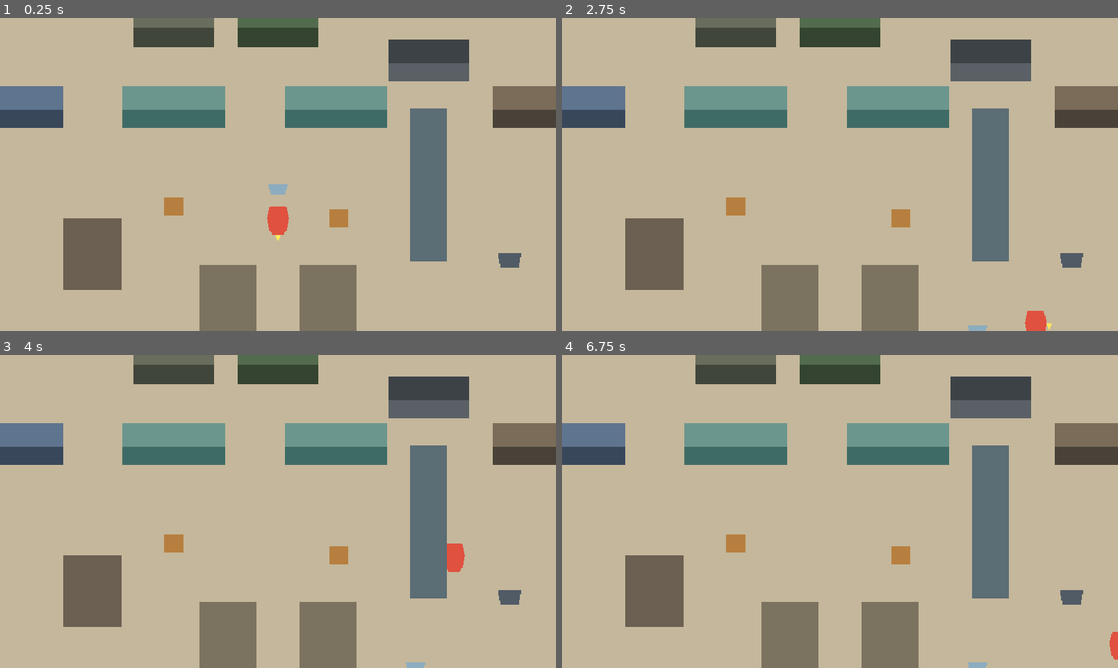
Above: before the commit, frames 1-4 (two rows, left to right).
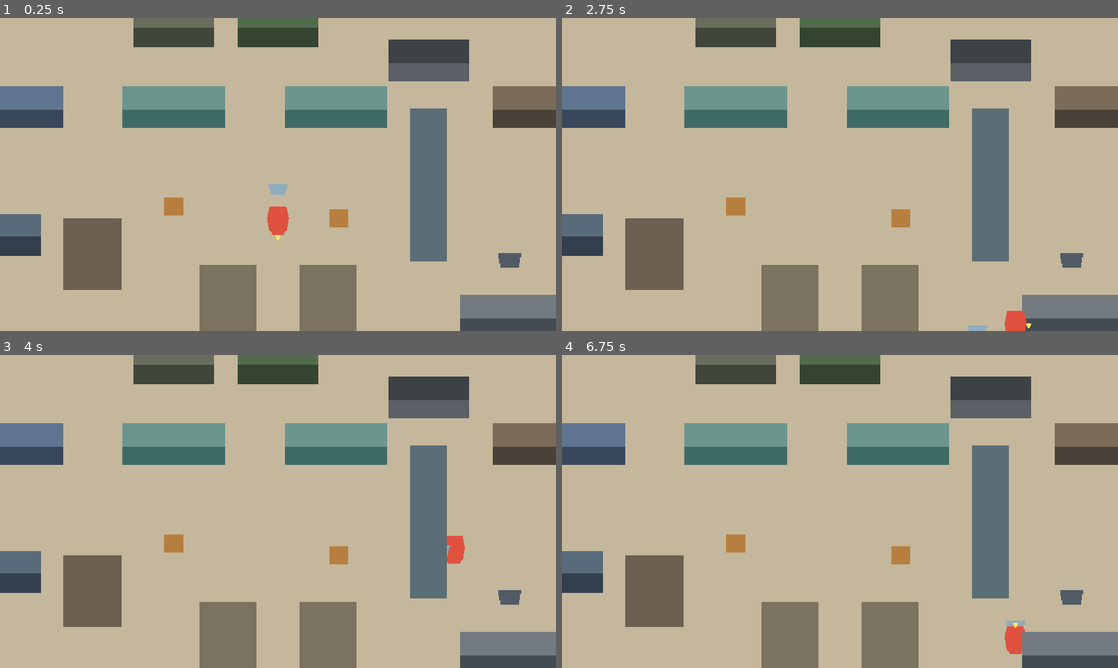
Above: after the commit, the same moments.

Repository: lcy2333orz-crypto/midemalatang3d
Game: Godot game, scene res://scenes/main.tscn
Same seed, same stepped clock (60 frames per second), same inputs: the game is played once before the commit and once after it.
Inputs:
- Up to frame 1 (0.25 s): no input
- Up to frame 2 (2.75 s): tap Enter at 0.5 s; hold D (gameplay_move_right) 0.53-1.28 s; tap H (gameplay_interact) at 0.6, 1.35, 2.1 s; hold S (gameplay_move_down) 1.28-2.03 s; hold D (gameplay_move_right) from 2.03 s (still down)
- Up to frame 3 (4 s): release D (gameplay_move_right) at 2.78 s; hold W (gameplay_move_up) 2.78-3.53 s; tap H (gameplay_interact) at 2.85, 3.6 s; hold A (gameplay_move_left) from 3.53 s (still down)
- Up to frame 4 (6.75 s): tap Space at 4.25 s; tap H (gameplay_interact) every 0.75 s from 4.35 to 6.6 s; tap Enter at 5 s; release A (gameplay_move_left) at 5.03 s; hold S (gameplay_move_down) 5.03-5.78 s; hold D (gameplay_move_right) 5.78-6.53 s; hold W (gameplay_move_up) from 6.53 s (still down)

The runs differ from the first frame. In frame 1, 3.0% of the frame differs, in the area x 0-100%, y 62-100%; in frame 2, 3.2%; in frame 3, 3.2%; in frame 4, 3.4%.

Commit message:
phase10 pos raw rack

Diff:
--- a/scenes/movement_test.tscn
+++ b/scenes/movement_test.tscn
@@ -8,6 +8,9 @@
 [ext_resource type="PackedScene" path="res://scenes/pot.tscn" id="6_pot"]
 [ext_resource type="PackedScene" path="res://scenes/stove_station.tscn" id="7_stove"]
 [ext_resource type="PackedScene" path="res://scenes/condiment_station.tscn" id="8_condiment"]
+[ext_resource type="PackedScene" path="res://scenes/raw_order_rack.tscn" id="9_rack"]
+[ext_resource type="PackedScene" path="res://scenes/pos_station.tscn" id="10_pos"]
+[ext_resource type="Script" path="res://scripts/order_registry.gd" id="11_registry"]
 
 [sub_resource type="RectangleShape2D" id="RectangleShape2D_wall_horizontal"]
 size = Vector2(1280, 32)
@@ -25,6 +28,11 @@
 size = Vector2(100, 100)
 
 [node name="MovementTest" type="Node2D"]
+
+[node name="Systems" type="Node" parent="."]
+
+[node name="OrderRegistry" type="Node" parent="Systems"]
+script = ExtResource("11_registry")
 
 [node name="Ground" type="Polygon2D" parent="."]
 polygon = PackedVector2Array(-640, -360, 640, -360, 640, 360, -640, 360)
@@ -132,6 +140,14 @@
 position = Vector2(0, -220)
 condiment_id = &"cilantro"
 
+[node name="RawOrderRack" parent="YSortWorld" instance=ExtResource("9_rack")]
+position = Vector2(440, 280)
+
+[node name="POSStation" parent="YSortWorld" instance=ExtResource("10_pos")]
+position = Vector2(-480, 140)
+order_registry_path = NodePath("../../Systems/OrderRegistry")
+raw_order_rack_path = NodePath("../RawOrderRack")
+
 [node name="WideNoodleStation" parent="YSortWorld" instance=ExtResource("5_staple_station")]
 modulate = Color(0.78, 0.88, 1, 1)
 position = Vector2(-440, -80)
--- /dev/null
+++ b/scenes/pos_station.tscn
@@ -0,0 +1,44 @@
+[gd_scene load_steps=4 format=3]
+
+[ext_resource type="Script" path="res://scripts/pos_station.gd" id="1_pos"]
+
+[sub_resource type="RectangleShape2D" id="RectangleShape2D_interaction"]
+size = Vector2(180, 116)
+
+[sub_resource type="RectangleShape2D" id="RectangleShape2D_static"]
+size = Vector2(140, 40)
+
+[node name="POSStation" type="Area2D"]
+z_index = 0
+collision_layer = 4
+collision_mask = 0
+monitoring = false
+script = ExtResource("1_pos")
+
+[node name="Highlight" type="Polygon2D" parent="."]
+visible = false
+z_index = 0
+polygon = PackedVector2Array(-75, -77, 75, -77, 75, 5, -75, 5)
+color = Color(0.95, 0.9, 0.3, 0.62)
+
+[node name="POSTop" type="Polygon2D" parent="."]
+z_index = 0
+polygon = PackedVector2Array(-70, -72, 70, -72, 70, -32, -70, -32)
+color = Color(0.35, 0.42, 0.48, 1)
+
+[node name="POSFront" type="Polygon2D" parent="."]
+z_index = 0
+polygon = PackedVector2Array(-70, -32, 70, -32, 70, 0, -70, 0)
+color = Color(0.2, 0.25, 0.3, 1)
+
+[node name="InteractionShape" type="CollisionShape2D" parent="."]
+position = Vector2(0, -36)
+shape = SubResource("RectangleShape2D_interaction")
+
+[node name="StaticBody2D" type="StaticBody2D" parent="."]
+collision_layer = 1
+collision_mask = 1
+
+[node name="CollisionShape2D" type="CollisionShape2D" parent="StaticBody2D"]
+position = Vector2(0, -20)
+shape = SubResource("RectangleShape2D_static")
--- /dev/null
+++ b/scenes/raw_order_rack.tscn
@@ -0,0 +1,62 @@
+[gd_scene load_steps=5 format=3]
+
+[ext_resource type="Script" path="res://scripts/raw_order_rack.gd" id="1_rack"]
+[ext_resource type="PackedScene" path="res://scenes/order_bowl.tscn" id="2_bowl"]
+
+[sub_resource type="RectangleShape2D" id="RectangleShape2D_interaction"]
+size = Vector2(280, 116)
+
+[sub_resource type="RectangleShape2D" id="RectangleShape2D_static"]
+size = Vector2(250, 40)
+
+[node name="RawOrderRack" type="Area2D"]
+z_index = 0
+collision_layer = 4
+collision_mask = 0
+monitoring = false
+script = ExtResource("1_rack")
+order_bowl_scene = ExtResource("2_bowl")
+
+[node name="Highlight" type="Polygon2D" parent="."]
+visible = false
+z_index = 0
+polygon = PackedVector2Array(-130, -77, 130, -77, 130, 5, -130, 5)
+color = Color(0.95, 0.9, 0.3, 0.62)
+
+[node name="RackTop" type="Polygon2D" parent="."]
+z_index = 0
+polygon = PackedVector2Array(-125, -72, 125, -72, 125, -32, -125, -32)
+color = Color(0.45, 0.48, 0.5, 1)
+
+[node name="RackFront" type="Polygon2D" parent="."]
+z_index = 0
+polygon = PackedVector2Array(-125, -32, 125, -32, 125, 0, -125, 0)
+color = Color(0.27, 0.3, 0.32, 1)
+
+[node name="Slot0" type="Marker2D" parent="."]
+z_index = 0
+position = Vector2(-90, -42)
+
+[node name="Slot1" type="Marker2D" parent="."]
+z_index = 0
+position = Vector2(-30, -42)
+
+[node name="Slot2" type="Marker2D" parent="."]
+z_index = 0
+position = Vector2(30, -42)
+
+[node name="Slot3" type="Marker2D" parent="."]
+z_index = 0
+position = Vector2(90, -42)
+
+[node name="InteractionShape" type="CollisionShape2D" parent="."]
+position = Vector2(0, -36)
+shape = SubResource("RectangleShape2D_interaction")
+
+[node name="StaticBody2D" type="StaticBody2D" parent="."]
+collision_layer = 1
+collision_mask = 1
+
+[node name="CollisionShape2D" type="CollisionShape2D" parent="StaticBody2D"]
+position = Vector2(0, -20)
+shape = SubResource("RectangleShape2D_static")
--- /dev/null
+++ b/scripts/pos_station.gd
@@ -0,0 +1,71 @@
+class_name POSStation
+extends Area2D
+
+@export var order_registry_path: NodePath
+@export var raw_order_rack_path: NodePath
+
+@onready var _highlight: CanvasItem = $Highlight
+
+var pending_request: OrderRequestData = null
+var _order_registry: OrderRegistry = null
+var _raw_order_rack: RawOrderRack = null
+
+
+func _ready() -> void:
+	_order_registry = get_node_or_null(order_registry_path) as OrderRegistry
+	_raw_order_rack = get_node_or_null(raw_order_rack_path) as RawOrderRack
+
+
+func has_pending_request() -> bool:
+	return pending_request != null
+
+
+func set_pending_request(request: OrderRequestData) -> bool:
+	if has_pending_request() or request == null or not request.is_valid():
+		return false
+	pending_request = request
+	return true
+
+
+func clear_pending_request() -> void:
+	pending_request = null
+
+
+func can_accept_pending_request() -> bool:
+	return (
+		pending_request != null
+		and pending_request.is_valid()
+		and _order_registry != null
+		and _raw_order_rack != null
+		and _order_registry.can_accept_request(pending_request)
+		and _raw_order_rack.has_capacity()
+	)
+
+
+func accept_pending_request() -> OrderData:
+	if not can_accept_pending_request():
+		return null
+
+	var order := _order_registry.accept_request(pending_request)
+	if order == null:
+		return null
+	if _raw_order_rack.enqueue_order(order) == null:
+		push_error("POS accept invariant broken")
+		return null
+
+	pending_request = null
+	return order
+
+
+func can_interact(player_carry: PlayerCarry) -> bool:
+	return player_carry != null and not player_carry.has_item() and can_accept_pending_request()
+
+
+func interact(player_carry: PlayerCarry) -> bool:
+	if not can_interact(player_carry):
+		return false
+	return accept_pending_request() != null
+
+
+func set_highlighted(is_highlighted: bool) -> void:
+	_highlight.visible = is_highlighted
--- /dev/null
+++ b/scripts/raw_order_rack.gd
@@ -0,0 +1,74 @@
+class_name RawOrderRack
+extends Area2D
+
+const MAX_SLOTS := 4
+
+@export var order_bowl_scene: PackedScene
+
+@onready var _highlight: CanvasItem = $Highlight
+@onready var _slots: Array[Marker2D] = [$Slot0, $Slot1, $Slot2, $Slot3]
+
+var _slot_items: Array[OrderBowl] = [null, null, null, null]
+
+
+func has_capacity() -> bool:
+	return _slot_items.has(null)
+
+
+func get_occupied_count() -> int:
+	return MAX_SLOTS - _slot_items.count(null)
+
+
+func enqueue_order(order: OrderData) -> OrderBowl:
+	if (
+		order == null
+		or not order.is_valid()
+		or not has_capacity()
+		or order_bowl_scene == null
+		or _slots.size() != MAX_SLOTS
+	):
+		return null
+
+	var instance := order_bowl_scene.instantiate()
+	if not instance is OrderBowl:
+		instance.free()
+		return null
+	var bowl := instance as OrderBowl
+	if not bowl.bind_to_order(order):
+		bowl.free()
+		return null
+
+	for slot_index in MAX_SLOTS:
+		if _slot_items[slot_index] != null:
+			continue
+		_slots[slot_index].add_child(bowl)
+		bowl.position = Vector2.ZERO
+		bowl._set_interaction_enabled(false)
+		_slot_items[slot_index] = bowl
+		return bowl
+
+	bowl.free()
+	return null
+
+
+func can_interact(player_carry: PlayerCarry) -> bool:
+	return player_carry != null and not player_carry.has_item() and get_occupied_count() > 0
+
+
+func interact(player_carry: PlayerCarry) -> bool:
+	if not can_interact(player_carry):
+		return false
+
+	for slot_index in MAX_SLOTS:
+		var bowl := _slot_items[slot_index]
+		if bowl == null:
+			continue
+		if not player_carry.pickup(bowl):
+			return false
+		_slot_items[slot_index] = null
+		return true
+	return false
+
+
+func set_highlighted(is_highlighted: bool) -> void:
+	_highlight.visible = is_highlighted
--- a/tests/basic_smoke_test.gd
+++ b/tests/basic_smoke_test.gd
@@ -11,6 +11,8 @@
 	"res://scenes/pot.tscn",
 	"res://scenes/stove_station.tscn",
 	"res://scenes/condiment_station.tscn",
+	"res://scenes/raw_order_rack.tscn",
+	"res://scenes/pos_station.tscn",
 ]
 const MOVEMENT_ACTIONS := [
 	&"gameplay_move_up",
@@ -63,6 +65,7 @@
 	_check_carry_state_transitions()
 	_check_order_and_food_data()
 	_check_order_registry_rules()
+	_check_pos_and_raw_order_rack_rules()
 	_check_food_staple_rules()
 	_check_food_cooking_rules()
 	_check_food_condiment_rules()
@@ -166,6 +169,8 @@
 		&"StoveA",
 		&"GarlicStation",
 		&"CilantroStation",
+		&"RawOrderRack",
+		&"POSStation",
 	]:
 		var world_object := y_sort_world.get_node(NodePath(node_name)) as CanvasItem
 		if world_object == null or world_object.get_parent() != y_sort_world:
@@ -375,6 +380,173 @@
 		if not stored_value is OrderData or stored_value is Node:
 			_failures.append("OrderRegistry must store only logical OrderData values")
 	registry.free()
+
+
+func _check_pos_and_raw_order_rack_rules() -> void:
+	var rack_scene := load("res://scenes/raw_order_rack.tscn") as PackedScene
+	var movement_scene := load("res://scenes/movement_test.tscn") as PackedScene
+	var player_scene := load("res://scenes/player.tscn") as PackedScene
+	var carryable_scene := load("res://scenes/test_carryable.tscn") as PackedScene
+	var pot_scene := load("res://scenes/pot.tscn") as PackedScene
+	if (
+		rack_scene == null
+		or movement_scene == null
+		or player_scene == null
+		or carryable_scene == null
+		or pot_scene == null
+	):
+		return
+
+	var rack_world := Node2D.new()
+	get_root().add_child(rack_world)
+	var rack := rack_scene.instantiate() as RawOrderRack
+	var rack_player := player_scene.instantiate()
+	var held_player := player_scene.instantiate()
+	var held_item := carryable_scene.instantiate() as Carryable
+	held_player.name = "RackHeldPlayer"
+	held_item.name = "RackHeldItem"
+	rack_world.add_child(rack)
+	rack_world.add_child(rack_player)
+	rack_world.add_child(held_player)
+	rack_world.add_child(held_item)
+	if not rack.has_capacity() or rack.get_occupied_count() != 0:
+		_failures.append("RawOrderRack must begin with four available slots")
+	if rack.enqueue_order(null) != null or rack.enqueue_order(OrderData.new(&"", &"")) != null:
+		_failures.append("RawOrderRack must reject null and invalid orders")
+
+	var rack_registry := OrderRegistry.new()
+	var rack_bowls: Array[OrderBowl] = []
+	var food_instance_ids: Array[int] = []
+	for index in 5:
+		var request := OrderRequestData.new(StringName("rack_request_%d" % index), &"wide_noodle")
+		var order := rack_registry.accept_request(request)
+		if index < RawOrderRack.MAX_SLOTS:
+			var bowl := rack.enqueue_order(order)
+			if bowl == null:
+				_failures.append("RawOrderRack must enqueue each of its first four orders")
+				continue
+			rack_bowls.append(bowl)
+			if bowl.order_id != order.order_id or bowl.food_state == null:
+				_failures.append("Rack Bowl must bind to its OrderData with raw FoodState")
+			elif food_instance_ids.has(bowl.food_state.get_instance_id()):
+				_failures.append("Each Rack Bowl must own a distinct FoodState")
+			else:
+				food_instance_ids.append(bowl.food_state.get_instance_id())
+			if bowl.current_holder != null or bowl.current_surface != null or bowl.collision_layer != 0:
+				_failures.append("Rack Bowl must be unheld, unsurfaced, and interaction-disabled")
+		else:
+			if rack.enqueue_order(order) != null:
+				_failures.append("RawOrderRack must reject a fifth Bowl while full")
+	if rack.get_occupied_count() != RawOrderRack.MAX_SLOTS or rack.has_capacity():
+		_failures.append("Four enqueued Bowls must fill RawOrderRack")
+
+	var rack_carry := rack_player.get_node("PlayerCarry") as PlayerCarry
+	if not rack.can_interact(rack_carry) or not rack.interact(rack_carry):
+		_failures.append("Empty-handed Player must take Bowl from RawOrderRack")
+	elif rack_bowls.is_empty() or rack_carry.get_held_item() != rack_bowls[0]:
+		_failures.append("RawOrderRack must dispense the same Bowl from the lowest occupied slot")
+	if rack.get_occupied_count() != 3 or not rack.has_capacity():
+		_failures.append("Taking a Rack Bowl must restore one slot of capacity")
+	var held_carry := held_player.get_node("PlayerCarry") as PlayerCarry
+	held_carry.pickup(held_item)
+	if rack.can_interact(held_carry) or rack.interact(held_carry):
+		_failures.append("RawOrderRack must reject players holding any item")
+	rack_world.free()
+	rack_registry.free()
+
+	var movement_test := movement_scene.instantiate()
+	get_root().add_child(movement_test)
+	var registry := movement_test.get_node_or_null("Systems/OrderRegistry") as OrderRegistry
+	var movement_rack := movement_test.get_node_or_null("YSortWorld/RawOrderRack") as RawOrderRack
+	var pos := movement_test.get_node_or_null("YSortWorld/POSStation") as POSStation
+	if registry == null or movement_rack == null or pos == null:
+		_failures.append("MovementTest must wire OrderRegistry, RawOrderRack, and POSStation")
+		movement_test.free()
+		return
+	if pos.has_pending_request() or pos.can_accept_pending_request():
+		_failures.append("MovementTest POS must begin without pending request")
+
+	var y_sort_world := movement_test.get_node("YSortWorld") as Node2D
+	var player_carry := y_sort_world.get_node("Player/PlayerCarry") as PlayerCarry
+	var occupied_player := player_scene.instantiate()
+	occupied_player.name = "POSOccupiedPlayer"
+	var occupied_item := carryable_scene.instantiate() as Carryable
+	occupied_item.name = "POSOccupiedItem"
+	y_sort_world.add_child(occupied_player)
+	y_sort_world.add_child(occupied_item)
+	var occupied_carry := occupied_player.get_node("PlayerCarry") as PlayerCarry
+	occupied_carry.pickup(occupied_item)
+	if pos.can_interact(player_carry) or pos.interact(player_carry):
+		_failures.append("POS without pending request must not interact")
+	if pos.set_pending_request(null) or pos.set_pending_request(OrderRequestData.new(&"", &"wide_noodle")):
+		_failures.append("POS must reject null and invalid pending requests")
+
+	var first_request := OrderRequestData.new(&"pos_request_001", &"wide_noodle")
+	var blocked_replacement := OrderRequestData.new(&"pos_request_002", &"instant_noodle")
+	if not pos.set_pending_request(first_request):
+		_failures.append("POS must accept its first valid pending request")
+	if pos.set_pending_request(blocked_replacement) or pos.pending_request != first_request:
+		_failures.append("POS must not overwrite an existing pending request")
+	if pos.can_interact(occupied_carry) or pos.interact(occupied_carry):
+		_failures.append("POS must reject interaction while Player holds an item")
+	if not pos.can_interact(player_carry) or not pos.interact(player_carry):
+		_failures.append("Empty-handed Player must accept pending request when Rack has capacity")
+	var accepted_order := registry.get_order(&"order_0001")
+	if accepted_order == null or registry.get_active_order_count() != 1:
+		_failures.append("POS acceptance must register one active OrderData")
+	if pos.has_pending_request():
+		_failures.append("Successful POS acceptance must clear pending request")
+	if movement_rack.get_occupied_count() != 1:
+		_failures.append("Successful POS acceptance must enqueue one OrderBowl")
+	var produced_bowl := movement_rack.get_node("Slot0").get_child(0) as OrderBowl
+	if produced_bowl == null or accepted_order == null or produced_bowl.order_id != accepted_order.order_id:
+		_failures.append("POS-created Bowl must match accepted OrderData")
+	if not movement_rack.interact(player_carry) or player_carry.get_held_item() != produced_bowl:
+		_failures.append("Player must receive the same physical Bowl produced by POS")
+
+	if produced_bowl != null:
+		var kitchen_food := produced_bowl.food_state
+		var integration_pot := pot_scene.instantiate() as Pot
+		y_sort_world.add_child(integration_pot)
+		if not produced_bowl.add_staple(&"wide_noodle"):
+			_failures.append("POS Bowl must remain compatible with staple API")
+		elif not integration_pot.receive_from_bowl(produced_bowl):
+			_failures.append("POS Bowl must remain compatible with Bowl to Pot transfer")
+		else:
+			kitchen_food.add_heat(1.0)
+			if not integration_pot.transfer_to_bowl(produced_bowl):
+				_failures.append("POS Bowl must remain compatible with cooked Pot return")
+			elif not produced_bowl.add_condiment(&"garlic"):
+				_failures.append("POS Bowl must remain compatible with condiment API")
+
+	var duplicate_request := OrderRequestData.new(&"pos_request_001", &"instant_noodle")
+	if not pos.set_pending_request(duplicate_request):
+		_failures.append("POS may stage a valid request object before Registry duplicate check")
+	if pos.can_accept_pending_request() or pos.accept_pending_request() != null:
+		_failures.append("POS must not accept a request_id already consumed by Registry")
+	if pos.pending_request != duplicate_request:
+		_failures.append("Failed duplicate POS acceptance must preserve pending request")
+	pos.clear_pending_request()
+
+	for index in 4:
+		var fill_request := OrderRequestData.new(StringName("pos_fill_%d" % index), &"wide_noodle")
+		var fill_order := registry.accept_request(fill_request)
+		if movement_rack.enqueue_order(fill_order) == null:
+			_failures.append("POS Rack-full setup must fill all four slots")
+	var full_request := OrderRequestData.new(&"pos_waiting_for_capacity", &"wide_noodle")
+	var count_before_full_rejection := registry.get_active_order_count()
+	if not pos.set_pending_request(full_request):
+		_failures.append("POS must stage request while Rack is full")
+	if pos.can_accept_pending_request() or pos.accept_pending_request() != null:
+		_failures.append("POS must reject acceptance while RawOrderRack is full")
+	if (
+		pos.pending_request != full_request
+		or registry.get_active_order_count() != count_before_full_rejection
+		or registry.has_accepted_request(full_request.request_id)
+	):
+		_failures.append("Rack-full POS failure must preserve pending request and Registry")
+
+	movement_test.free()
 
 
 func _check_food_staple_rules() -> void:
Not shown: 1 places in scenes/movement_test.tscn that only renumber resources
Not shown, added: scripts/pos_station.gd.uid
Not shown, added: scripts/raw_order_rack.gd.uid
